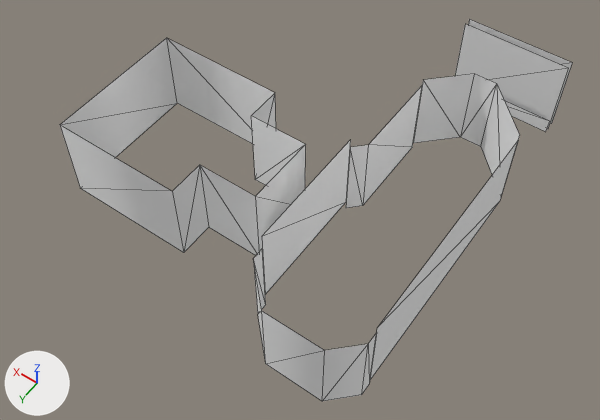
An edit to the glTF model Models/level-6-tree-wall.glb, drawn before and after from the same camera.
The view is the same before and after, from a camera (50 mm lens) standing at (-58.0, 160.0, 193.9) and looking at (26.4, 41.8, 8.3). Every picture has the same lights, and +X, +Y and +Z are marked at lower left. The older version comes first. Mesh edges are drawn as thin lines. Vertices at exactly the same position are counted once.

Names of what the first picture shows: 'level-6-tree-wall'.
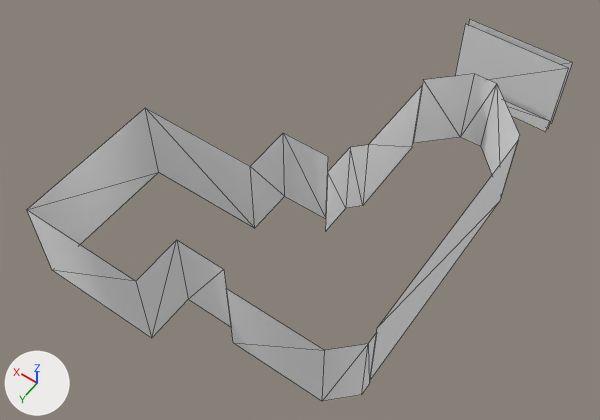
Commit message: working on level 6

Location of each change, [x1, y1, x2, y2] in pixels of the pictures (600 x 420 px):
'level-6-tree-wall', reshaped (6% wider)
    before: [60, 19, 572, 401]
    after: [27, 19, 572, 401]
part 1 of me_level_6_tree_wall, rebuilt (22% wider)
    before: [60, 38, 306, 255]
    after: [27, 108, 328, 338]
part 2 of me_level_6_tree_wall, deleted
    before: [262, 140, 351, 294]
part 3 of me_level_6_tree_wall, added
    after: [325, 148, 350, 232]
part 4 of me_level_6_tree_wall, built on
    before: [253, 249, 325, 401]
    after: [226, 288, 325, 401]

What the commit changed:
me_level_6_tree_wall is used by ob_level_6_tree_wall; location (0.0, 0.0, 0.0).
Verts and faces of me_level_6_tree_wall; kept vertices keep their numbers, new ones are numbered from 62.
Before the commit, vertices of me_level_6_tree_wall: 22 (17.5, 31.5, 31.0) at pixel (350, 147), 37 (17.5, 31.5, 5.0) at pixel (345, 208).
Before the commit, vertices of me_level_6_tree_wall: 28 (7.0, 84.0, 3.0) at pixel (265, 363), 29 (7.0, 84.0, 29.0) at pixel (261, 310), 30 (17.5, 70.0, 3.0) at pixel (265, 304), 31 (17.5, 70.0, 29.0) at pixel (262, 248), 32 (17.5, 73.5, 29.0) at pixel (253, 258).
Before the commit, vertices of me_level_6_tree_wall: 33 (17.5, 73.5, 3.0) at pixel (257, 314), 34 (-10.5, 84.0, 3.0) at pixel (322, 401), 35 (-10.5, 84.0, 29.0) at pixel (324, 350).
me_level_6_tree_wall had 62 vertices, 46 faces and spanned x -17.5..80.5, y -39.1..84.0, z 0.0..37.0.
me_level_6_tree_wall now has 56 vertices, 40 faces and spans x -17.5..66.5, y -39.1..98.0, z 0.0..37.0.
me_level_6_tree_wall part 1: the loose piece of 16 vertices spanning x 24.5..80.5, y 31.5..73.5, z 11.0..37.0 is rebuilt with 16 vertices and now spans x 17.5..66.5, y 42.0..98.0, z 11.0..37.0.
me_level_6_tree_wall part 2: the loose piece of 4 vertices spanning x 17.5, y 31.5..70.0, z 8.0..34.0 is deleted.
Part 3, on me_level_6_tree_wall:
New vertex 64 is at (17.5, 42.0, 31.0), pixel (327, 171).
New vertex 65 is at (17.5, 42.0, 5.0), pixel (325, 231).
New faces: (22, 64, 37), (37, 64, 65).
Part 4, on me_level_6_tree_wall:
Vertices deleted: 28 to 33 (with the faces that use them).
New vertex 62 is at (17.5, 84.0, 3.0), pixel (233, 342).
New vertex 63 is at (17.5, 84.0, 29.0), pixel (226, 288).
New faces: (34, 62, 35), (35, 62, 63).
